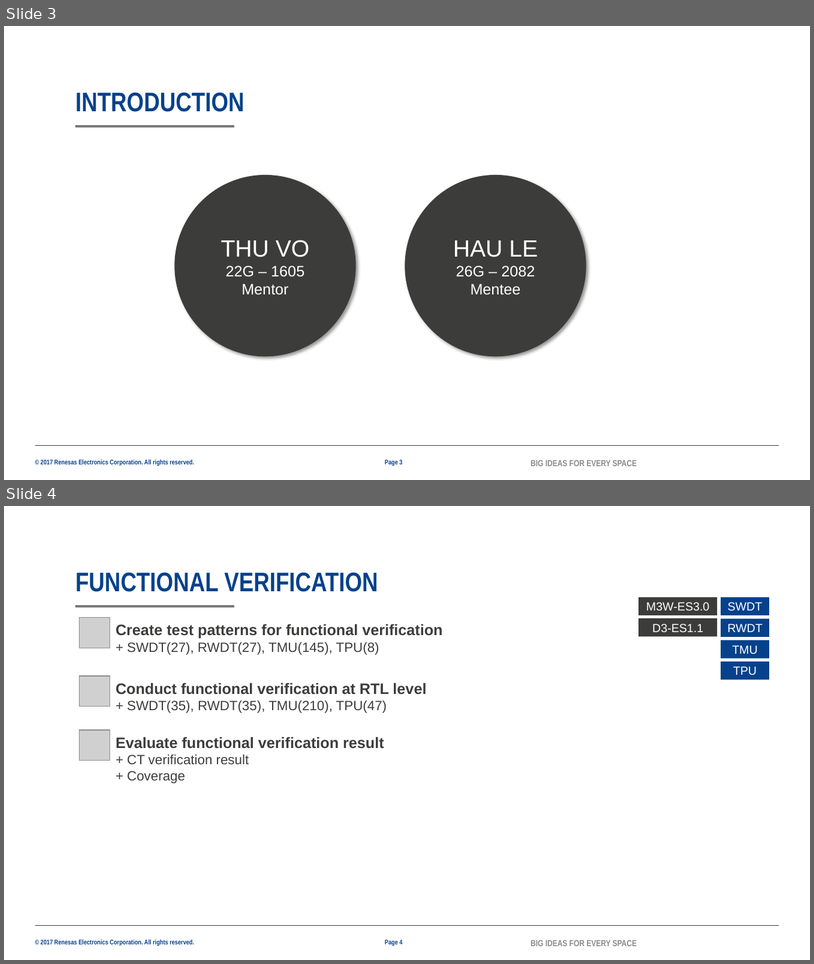
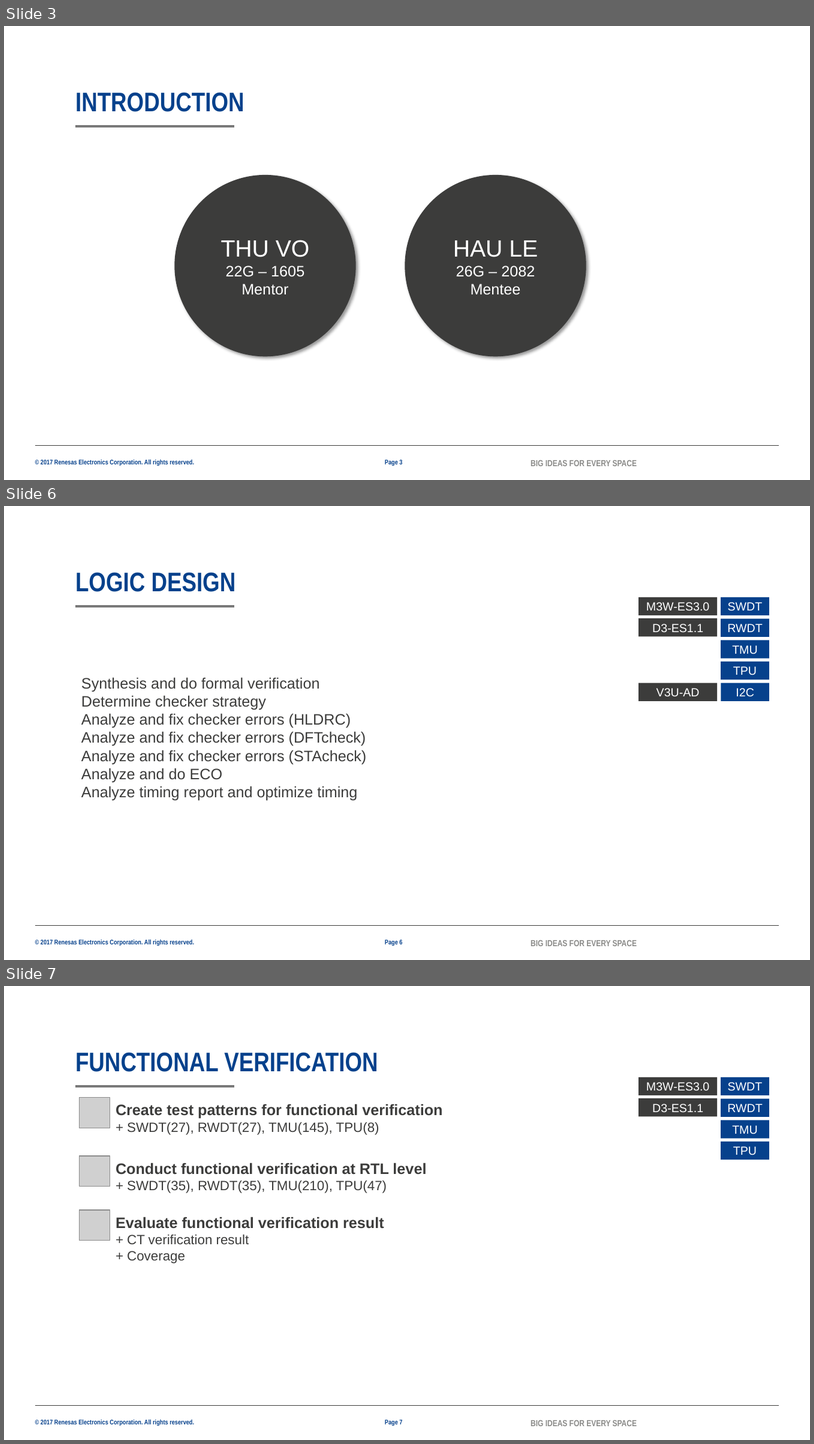
Before and after one commit to lesyhau/bridge, a slide deck: mms.pptx. Shown one above the other, each under a label of ours: slides 3 and 4 before the commit, slides 3, 6 and 7 after it; the slides between them are not shown. The pictures are 814x964 and 814x1444 pixels, drawn with LibreOffice and Linux fonts; fonts in the diff are those of the drawing; grey boxes stand for pictures; background and template pictures are left out. Boxes give left, top, right and bottom in pixels: in the first picture for what was removed or moved away, otherwise in the second. Text is boxed around its words. In the diff, an @@ line names an element or a change of style, - is before the commit and + after.

```diff
--- a/mms.pptx
+++ b/mms.pptx
@@ slide 6 added at (4, 506, 810, 960), background #FFFFFF; not listed: 4 template elements that a slide beside it also shows @@
@@ title added at (75, 572, 236, 592), 32 pt, text #06418C, bold @@
+LOGIC DESIGN
@@ rectangle added at (639, 597, 718, 615), fill #3C3C3B, 14 pt, text #FFFFFF @@
+M3W-ES3.0
@@ rectangle added at (722, 597, 770, 615), fill #06418C, 14 pt, text #FFFFFF @@
+SWDT
@@ rectangle added at (639, 619, 718, 637), fill #3C3C3B, 14 pt, text #FFFFFF @@
+D3-ES1.1
@@ rectangle added at (722, 619, 770, 637), fill #06418C, 14 pt, text #FFFFFF @@
+RWDT
@@ rectangle added at (722, 640, 770, 658), fill #06418C, 14 pt, text #FFFFFF @@
+TMU
@@ rectangle added at (722, 661, 770, 679), fill #06418C, 14 pt, text #FFFFFF @@
+TPU
@@ text added at (81, 677, 367, 801), 18 pt, text #3C3C3B @@
+Synthesis and do formal verification
+Determine checker strategy
+Analyze and fix checker errors (HLDRC)
+Analyze and fix checker errors (DFTcheck)
+Analyze and fix checker errors (STAcheck)
+Analyze and do ECO
+Analyze timing report and optimize timing
@@ rectangle added at (639, 682, 718, 701), fill #3C3C3B, 14 pt, text #FFFFFF @@
+V3U-AD
@@ rectangle added at (722, 682, 770, 701), fill #06418C, 14 pt, text #FFFFFF @@
+I2C
@@ page number added at (385, 939, 402, 946), 8 pt, text #06418C, bold @@
+Page 6
@@ what was slide 4 is now slide 7 @@
@@ page number at (385, 1419, 402, 1426): text changed @@
-Page 4
+Page 7
```
Also in this commit, not shown: 2 slides changed, 2 other slides added.
